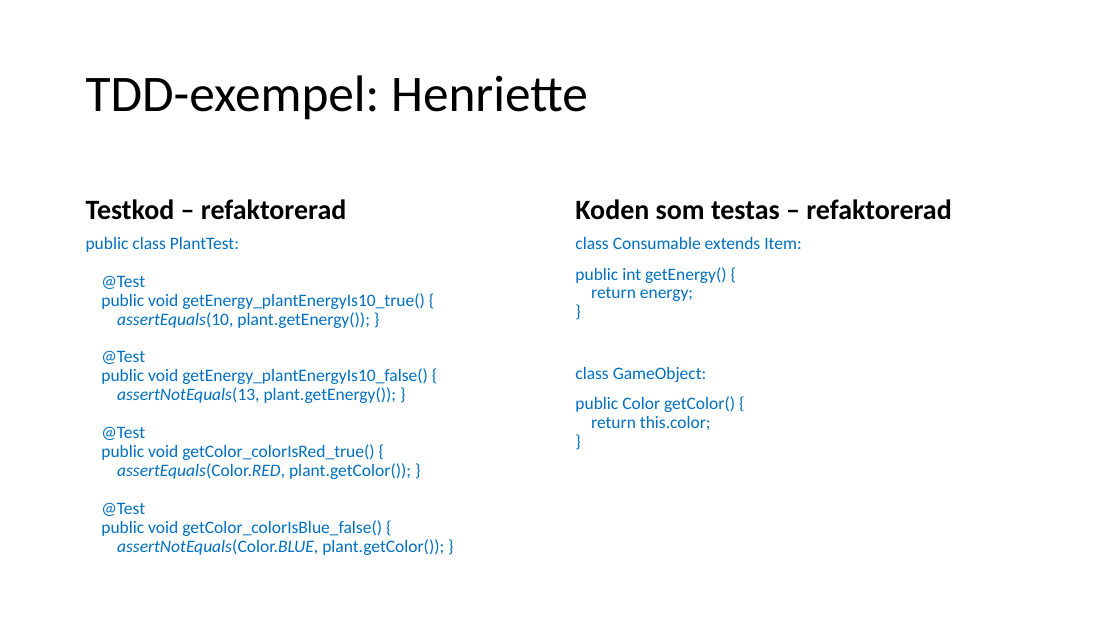
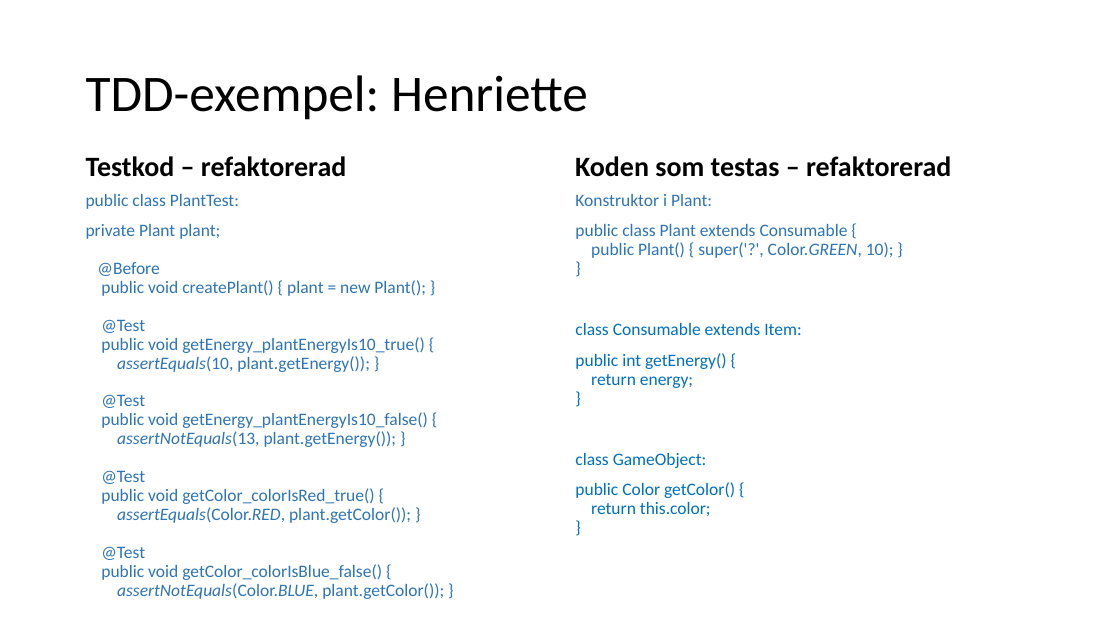
Before and after one commit to hampusidstam/InteGame, a slide deck: slide 18 of docs/Slutredovisning_grp5_v9.pptx. Drawn at 1120x630 pixels with LibreOffice and Linux fonts; fonts in the diff are those of the drawing. Boxes give left, top, right and bottom in pixels: in the first picture for what was removed or moved away, otherwise in the second. Text is boxed around its words. In the diff, an @@ line names an element or a change of style, - is before the commit and + after.

Commit message:
PPT update

```diff
--- a/docs/Slutredovisning_grp5_v9.pptx
+++ b/docs/Slutredovisning_grp5_v9.pptx
@@ text "Testkod – refaktorerad": place and size @@
-text "Testkod – refaktorerad" at (86,199,346,220)
+text "Testkod – refaktorerad" at (86,156,346,177)
@@ text "Koden som testas – refaktorerad": place and size @@
-text "Koden som testas – refaktorerad" at (575,199,951,220)
+text "Koden som testas – refaktorerad" at (575,156,951,177)
@@ text at (86,194,428,580): text changed; text colour #0070C0 to #2E75B6 @@
-public class PlantTest:
-@Test
-public void getEnergy_plantEnergyIs10_true() {
-assertEquals(10, plant.getEnergy()); }
-@Test
-public void getEnergy_plantEnergyIs10_false() {
-assertNotEquals(13, plant.getEnergy()); }
-@Test
-public void getColor_colorIsRed_true() {
-assertEquals(Color.RED, plant.getColor()); }
-@Test
-public void getColor_colorIsBlue_false() {
-assertNotEquals(Color.BLUE, plant.getColor()); }
+public class PlantTest:
+private Plant plant;
+@Before
+public void createPlant() { plant = new Plant(); }
+@Test
+public void getEnergy_plantEnergyIs10_true() {
+assertEquals(10, plant.getEnergy()); }
+@Test
+public void getEnergy_plantEnergyIs10_false() {
+assertNotEquals(13, plant.getEnergy()); }
+@Test
+public void getColor_colorIsRed_true() {
+assertEquals(Color.RED, plant.getColor()); }
+@Test
+public void getColor_colorIsBlue_false() {
+assertNotEquals(Color.BLUE, plant.getColor()); }
@@ text "Konstruktor i Plant:": place and size @@
-text "Konstruktor i Plant:" at (575,237,801,430)
+text "Konstruktor i Plant:" at (575,194,894,516)
@@ text at (575,194,894,258): paragraphs added @@
+Konstruktor i Plant:
+public class Plant extends Consumable {
+public Plant() { super('?', Color.GREEN, 10); }
+}
```
